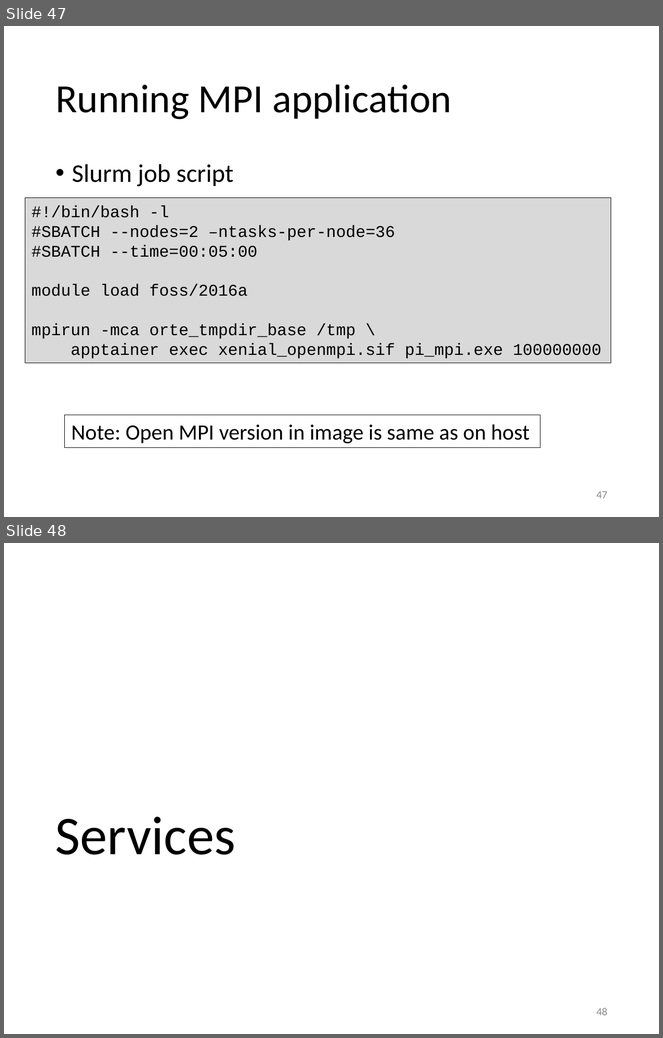
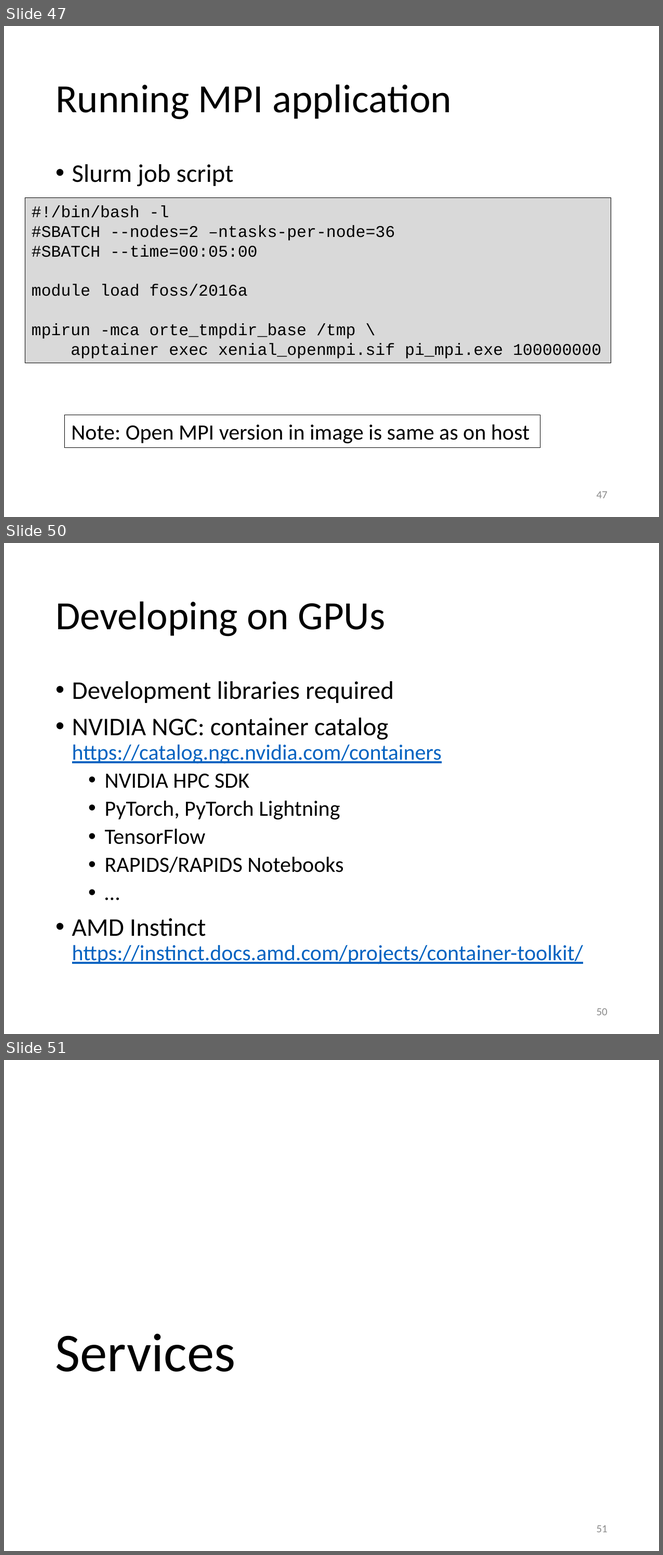
Before and after one commit to gjbex/Containers-for-HPC, a slide deck: containers_for_hpc.pptx. Shown one above the other, each under a label of ours: slides 47 and 48 before the commit, slides 47, 50 and 51 after it; the slides between them are not shown. The pictures are 663x1038 and 663x1555 pixels, drawn with LibreOffice and Linux fonts; fonts in the diff are those of the drawing. Boxes give left, top, right and bottom in pixels: in the first picture for what was removed or moved away, otherwise in the second. Text is boxed around its words. In the diff, an @@ line names an element or a change of style, - is before the commit and + after.

```diff
--- a/containers_for_hpc.pptx
+++ b/containers_for_hpc.pptx
@@ slide 50 added at <box>4,543,659,1034</box>, background #FFFFFF @@
@@ title added at <box>55,601,386,637</box>, 44 pt, text #000000 @@
+Developing on GPUs
@@ text added at <box>72,681,583,965</box>, 24 pt, text #000000 @@
+• Development libraries required
+• NVIDIA NGC: container catalog
+  https://catalog.ngc.nvidia.com/containers
+  • NVIDIA HPC SDK
+  • PyTorch, PyTorch Lightning
+  • TensorFlow
+  • RAPIDS/RAPIDS Notebooks
+  • …
+• AMD Instinct
+  https://instinct.docs.amd.com/projects/container-toolkit/
@@ page number added at <box>597,1008,608,1016</box>, 12 pt, text #8C8C8C @@
+50
@@ what was slide 48 is now slide 51 @@
@@ page number at <box>597,1525,608,1533</box>: text changed @@
-48
+51
```
Also in this commit, not shown: 1 slide changed, 2 other slides added.
